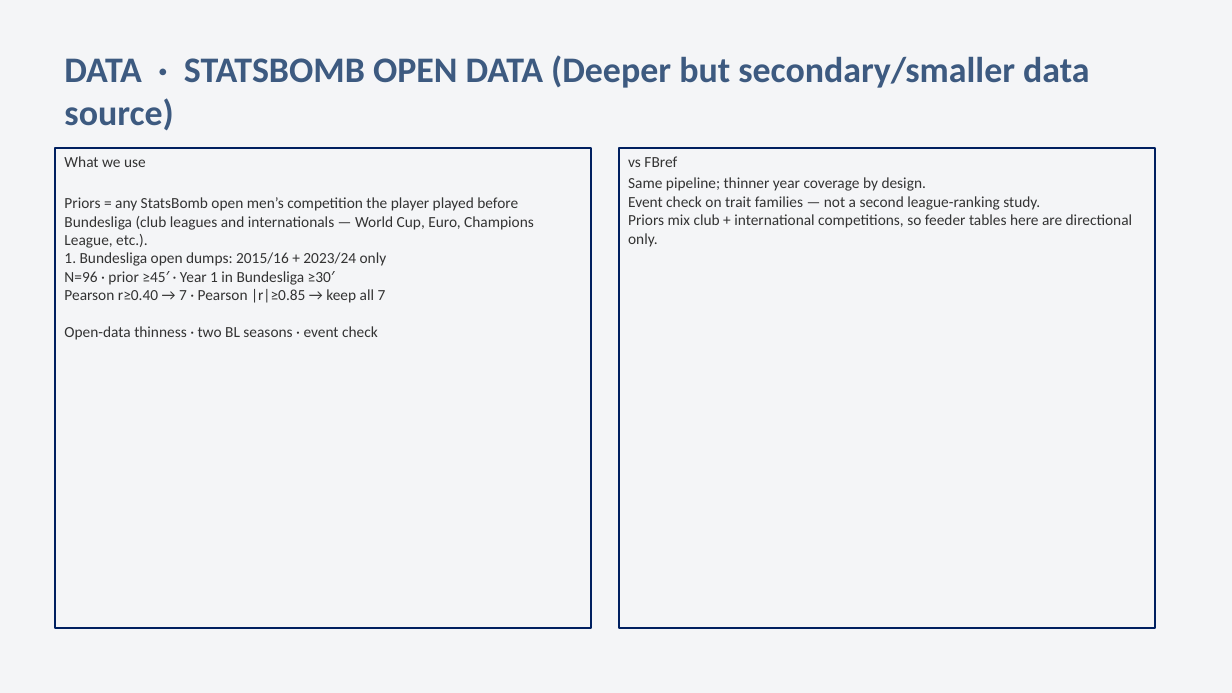
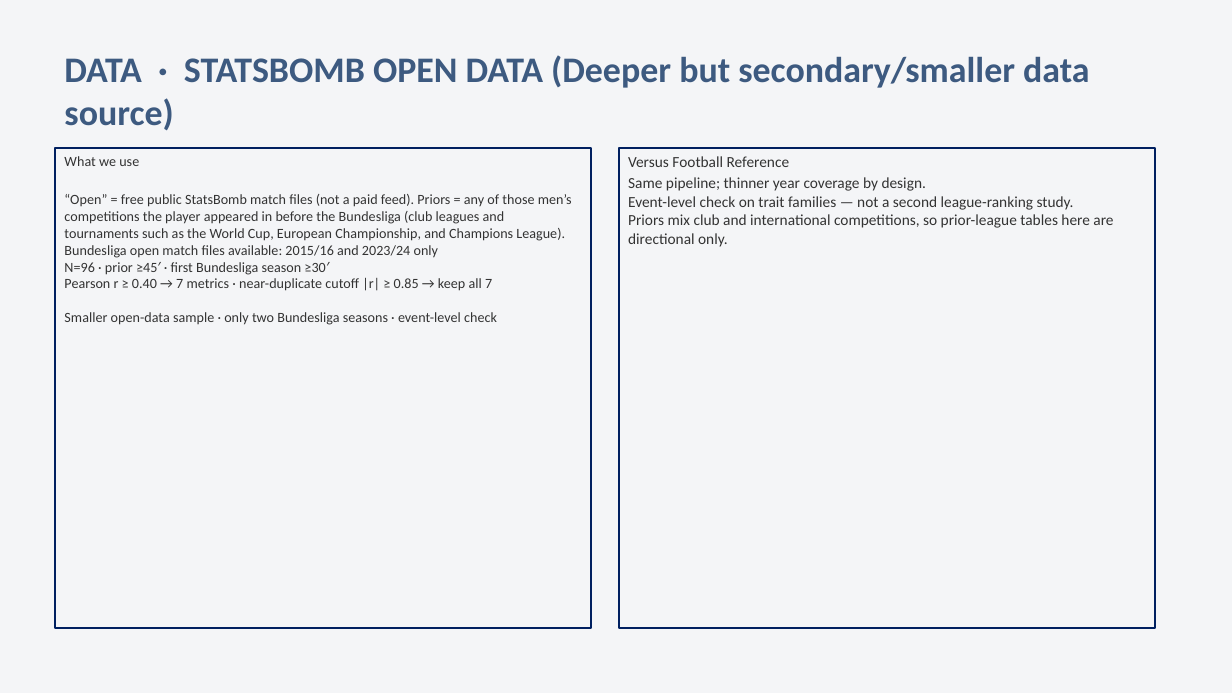
Before and after one commit to colbymorris08/bundesliga-transfer-traits, a slide deck: slide 7 of bundesliga_transfer_traits.pptx. Drawn at 1232x693 pixels with LibreOffice and Linux fonts; fonts in the diff are those of the drawing. Boxes give left, top, right and bottom in pixels: in the first picture for what was removed or moved away, otherwise in the second. Text is boxed around its words. In the diff, an @@ line names an element or a change of style, - is before the commit and + after.

```diff
--- a/bundesliga_transfer_traits.pptx
+++ b/bundesliga_transfer_traits.pptx
@@ text in rectangle at <box>64,156,139,166</box>: size 12 to 11 pt in "What we use" @@
@@ text in rectangle at <box>628,156,790,167</box>: text changed @@
-vs FBref
+Versus Football Reference
@@ text in rectangle at <box>64,194,572,325</box>: text changed; size 12 to 11 pt @@
-Priors = any StatsBomb open men’s competition the player played before Bundesliga (club leagues and internationals — World Cup, Euro, Champions League, etc.).
-1. Bundesliga open dumps: 2015/16 + 2023/24 only
-N=96 · prior ≥45′ · Year 1 in Bundesliga ≥30′
-Pearson r≥0.40 → 7 · Pearson |r|≥0.85 → keep all 7
-Open-data thinness · two BL seasons · event check
+“Open” = free public StatsBomb match files (not a paid feed). Priors = any of those men’s competitions the player appeared in before the Bundesliga (club leagues and tournaments such as the World Cup, European Championship, and Champions League).
+Bundesliga open match files available: 2015/16 and 2023/24 only
+N=96 · prior ≥45′ · first Bundesliga season ≥30′
+Pearson r ≥ 0.40 → 7 metrics · near-duplicate cutoff |r| ≥ 0.85 → keep all 7
+Smaller open-data sample · only two Bundesliga seasons · event-level check
@@ text in rectangle at <box>628,196,1113,247</box>: text changed @@
-Event check on trait families — not a second league-ranking study.
-Priors mix club + international competitions, so feeder tables here are directional only.
+Event-level check on trait families — not a second league-ranking study.
+Priors mix club and international competitions, so prior-league tables here are directional only.
```
Also in this commit, not shown: 22 other slides changed.
